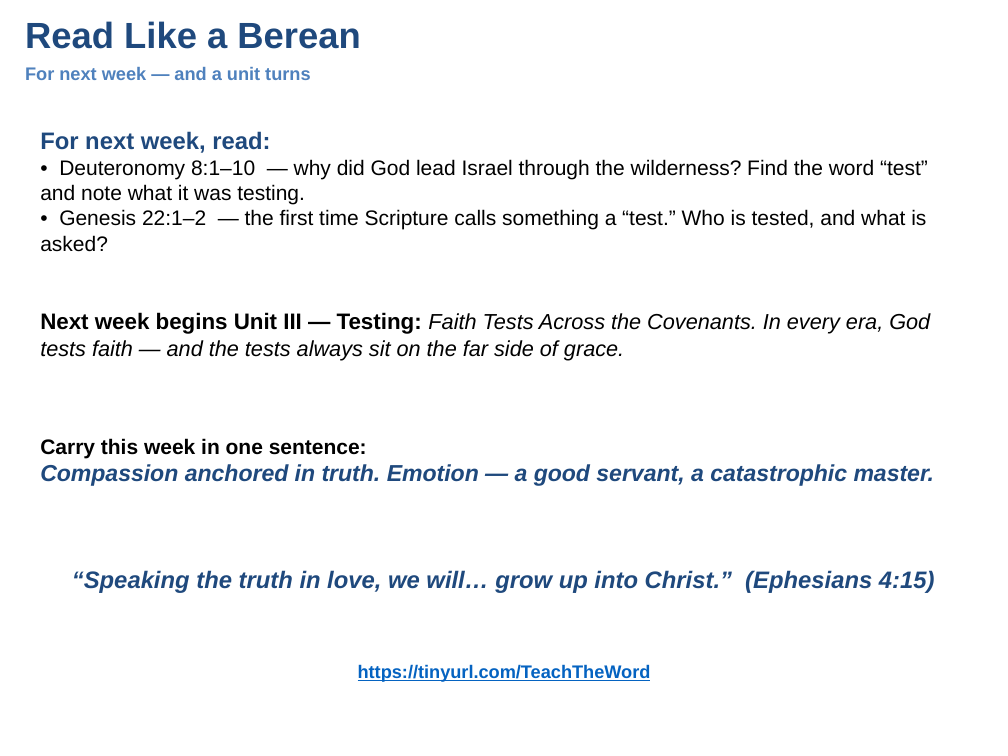
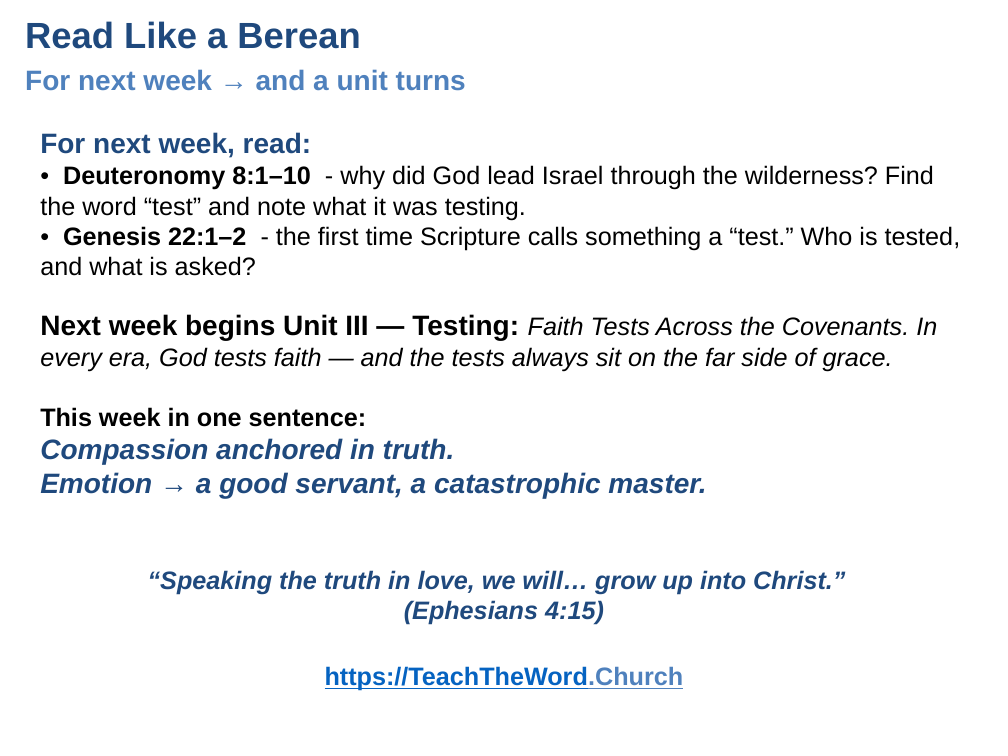
Before and after one commit to UsefulEngines/EvangelismPublic, a slide deck: slide 7 of 2026-Q4/06-LoveCompassionTruth/Week06-LoveCompassionAndTruth.pptx. Drawn at 1008x756 pixels with LibreOffice and Linux fonts; fonts in the diff are those of the drawing. Boxes give left, top, right and bottom in pixels: in the first picture for what was removed or moved away, otherwise in the second. Text is boxed around its words. In the diff, an @@ line names an element or a change of style, - is before the commit and + after.

```diff
--- a/2026-Q4/06-LoveCompassionTruth/Week06-LoveCompassionAndTruth.pptx
+++ b/2026-Q4/06-LoveCompassionTruth/Week06-LoveCompassionAndTruth.pptx
@@ text at [25,69,466,91]: text changed; size 13 to 20 pt @@
-For next week — and a unit turns
+For next week → and a unit turns
@@ text at [40,132,961,276]: text changed; size 15 to 18 pt @@
-For next week, read:
-• Deuteronomy 8:1–10 — why did God lead Israel through the wilderness? Find the word “test” and note what it was testing.
-• Genesis 22:1–2 — the first time Scripture calls something a “test.” Who is tested, and what is asked?
+For next week, read:
+• Deuteronomy 8:1–10 - why did God lead Israel through the wilderness? Find the word “test” and note what it was testing.
+• Genesis 22:1–2 - the first time Scripture calls something a “test.” Who is tested, and what is asked?
@@ text "Next week begins Unit III ..." at [40,314,937,371]: size 16 to 20 pt in "Next week begins Unit III — Testing:"; size 15.5 to 18 pt in "Faith Tests Across the Covenants. In every ..." @@
@@ text at [40,407,706,498]: text changed; size 16.5 to 20 pt @@
-Carry this week in one sentence:
-Compassion anchored in truth. Emotion — a good servant, a catastrophic master.
+This week in one sentence:
+Compassion anchored in truth.
+Emotion → a good servant, a catastrophic master.
@@ text at [148,570,845,625]: text changed; size 17 to 18 pt @@
-“Speaking the truth in love, we will… grow up into Christ.” (Ephesians 4:15)
+“Speaking the truth in love, we will… grow up into Christ.”
+(Ephesians 4:15)
@@ text at [325,666,684,691]: text changed; size 13 to 18 pt @@
-https://tinyurl.com/TeachTheWord
+https://TeachTheWord.Church
```
Also in this commit, not shown: 6 other slides changed.
